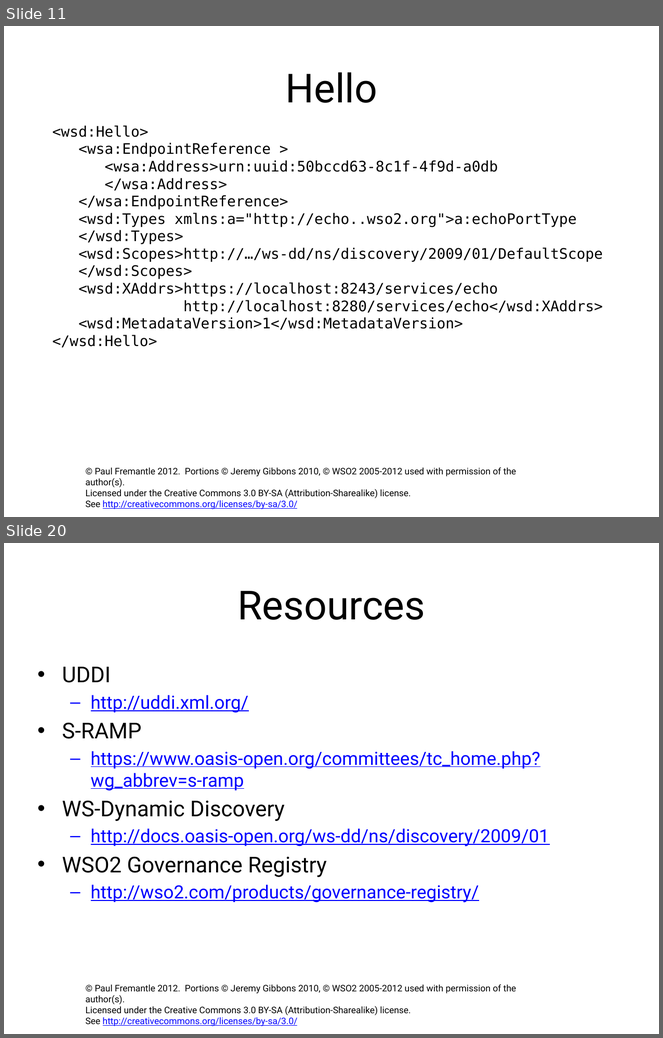
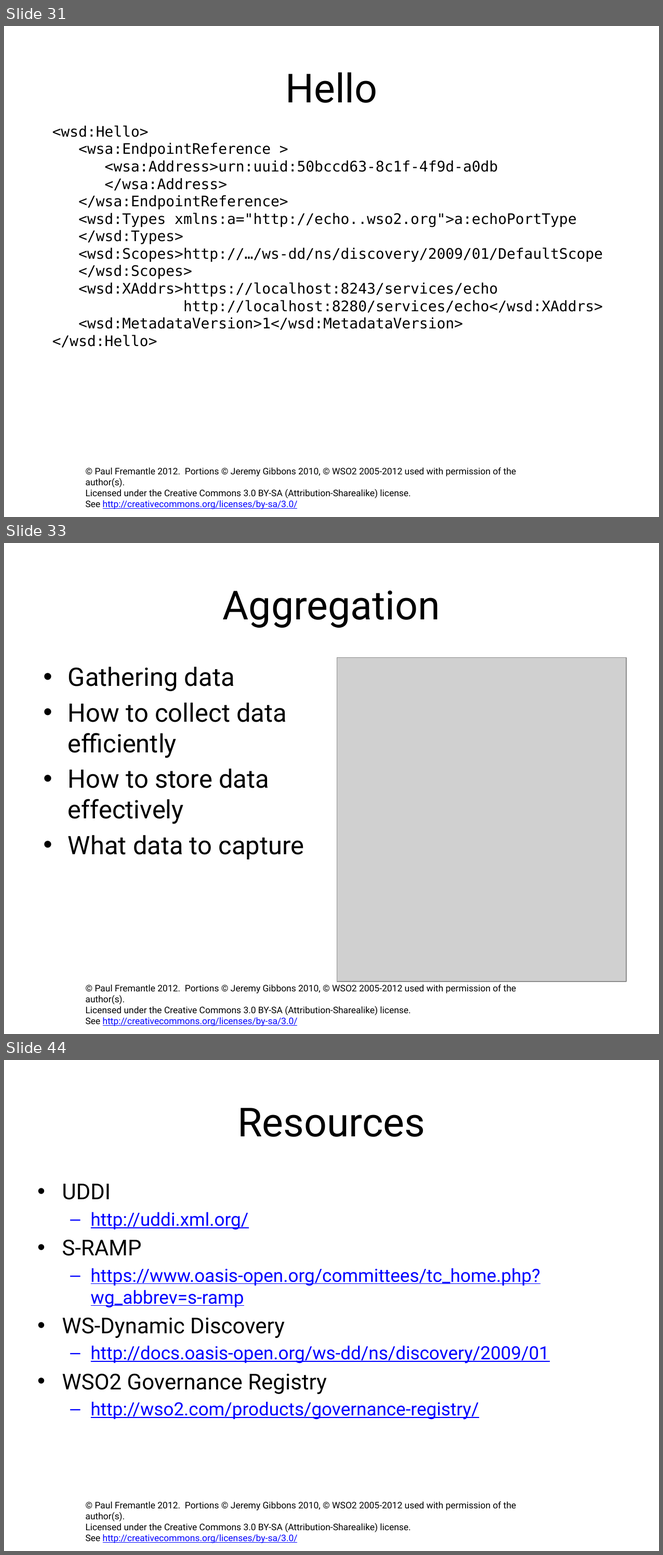
Before and after one commit to pzfreo/ox-soa-old, a slide deck: presentations/14-Governance.pptx. Shown one above the other, each under a label of ours: slides 11 and 20 before the commit, slides 31, 33 and 44 after it; the slides between them are not shown. The pictures are 663x1038 and 663x1555 pixels, drawn with LibreOffice and Linux fonts; fonts in the diff are those of the drawing; grey boxes stand for pictures; background and template pictures are left out. Boxes give left, top, right and bottom in pixels: in the first picture for what was removed or moved away, otherwise in the second. Text is boxed around its words. In the diff, an @@ line names an element or a change of style, - is before the commit and + after.

```diff
--- a/presentations/14-Governance.pptx
+++ b/presentations/14-Governance.pptx
@@ slide 33 added at [4,543,659,1034], background #FFFFFF; not listed: 1 template element that a slide beside it also shows @@
@@ title added at [223,590,440,628], 44 pt, text #000000 @@
+Aggregation
@@ text added at [68,667,305,860], 28 pt, text #000000 @@
+• Gathering data
+• How to collect data efficiently
+• How to store data effectively
+• What data to capture
@@ picture added at [337,657,626,982] @@
@@ what was slide 11 is now slide 31 @@
@@ what was slide 20 is now slide 44 @@
```
Also in this commit, not shown: 2 slides changed, 23 other slides added, 6 other files.
